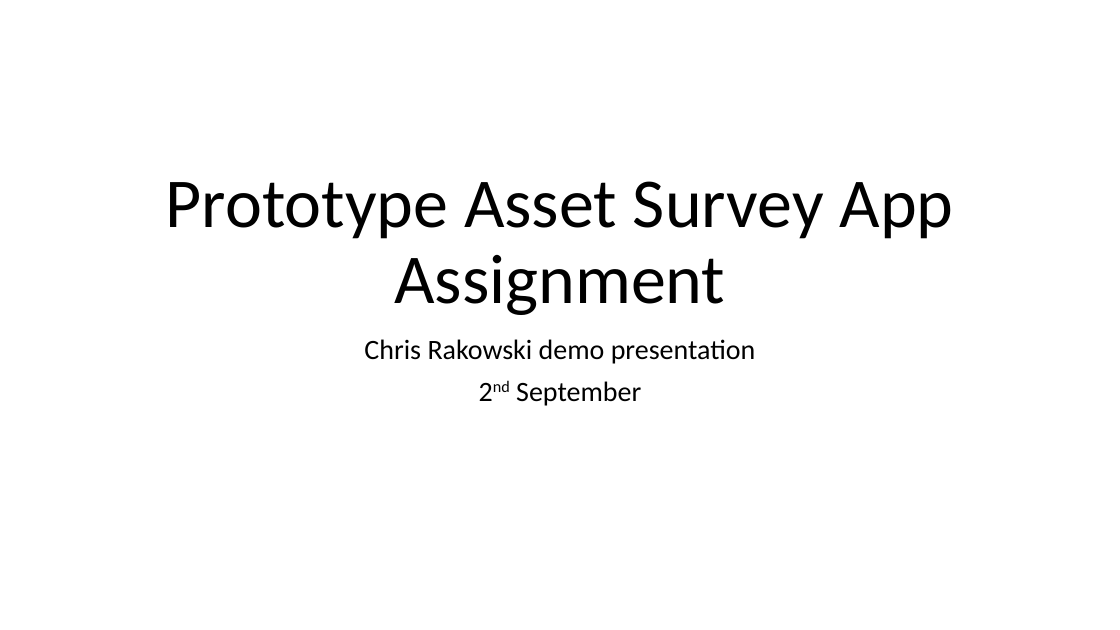
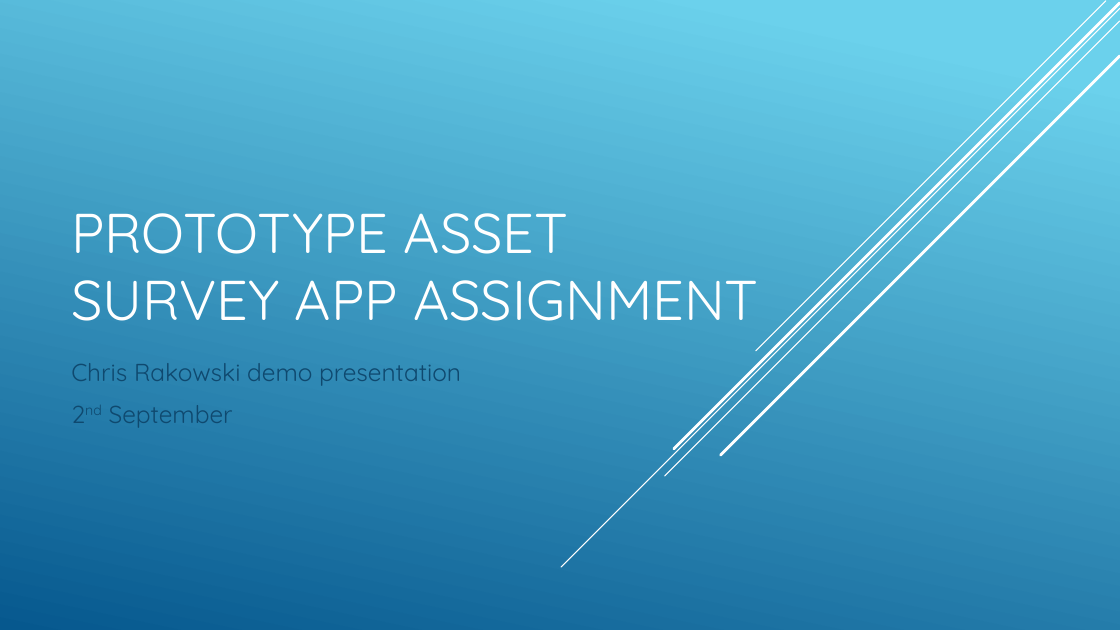
Before and after one commit to rakoc001/EAMS-Prototype-Asset-Survey-App, a slide deck: slide 1 of PrototypeAssetSurveyAppDrawer/_Demo Presentation Materials/Eams Presentation Outline.pptx. Drawn at 1120x630 pixels with LibreOffice and Linux fonts; fonts in the diff are those of the drawing. Boxes give left, top, right and bottom in pixels: in the first picture for what was removed or moved away, otherwise in the second. Text is boxed around its words. In the diff, an @@ line names an element or a change of style, - is before the commit and + after.

Commit message:
Pre build update
Login is working correctly,
updated, create new asset and update asset are working correctly and writing to firebase

```diff
--- a/PrototypeAssetSurveyAppDrawer/_Demo Presentation Materials/Eams Presentation Outline.pptx
+++ b/PrototypeAssetSurveyAppDrawer/_Demo Presentation Materials/Eams Presentation Outline.pptx
@@ background #FFFFFF to gradient #6ED2EB to #06588E @@
@@ line added from (1120, 8) to (561, 567), #FFFFFF 1 pt @@
@@ line added from (1120, 21) to (665, 476), #FFFFFF 1 pt @@
@@ line added from (1120, 3) to (674, 449), #FFFFFF 2.5 pt @@
@@ line added from (1106, 1) to (756, 351), #FFFFFF 1 pt @@
@@ line added from (1120, 56) to (721, 455), #FFFFFF 2.5 pt @@
@@ title at <box>71,213,759,321</box>: text changed; size 60 to 48 pt; font Calibri to Quicksand; text colour #000000 to #FFFFFF @@
-Prototype Asset Survey App Assignment
+PROTOTYPE ASSET SURVEY APP ASSIGNMENT
@@ subtitle "Chris Rakowski demo presentation": place and size @@
-subtitle "Chris Rakowski demo presentation" at <box>364,339,756,406</box>
+subtitle "Chris Rakowski demo presentation" at <box>71,363,461,428</box>
@@ subtitle "Chris Rakowski demo presentation" at <box>71,363,461,428</box>: size 24 to 21 pt, font Calibri to Quicksand, text colour #000000 to #0F496F; alignment centre to left; line spacing 0.9 to 1 @@
```
Also in this commit, not shown: 1 other slide changed, 9 slides added, 4 slides removed, 16 other files.
